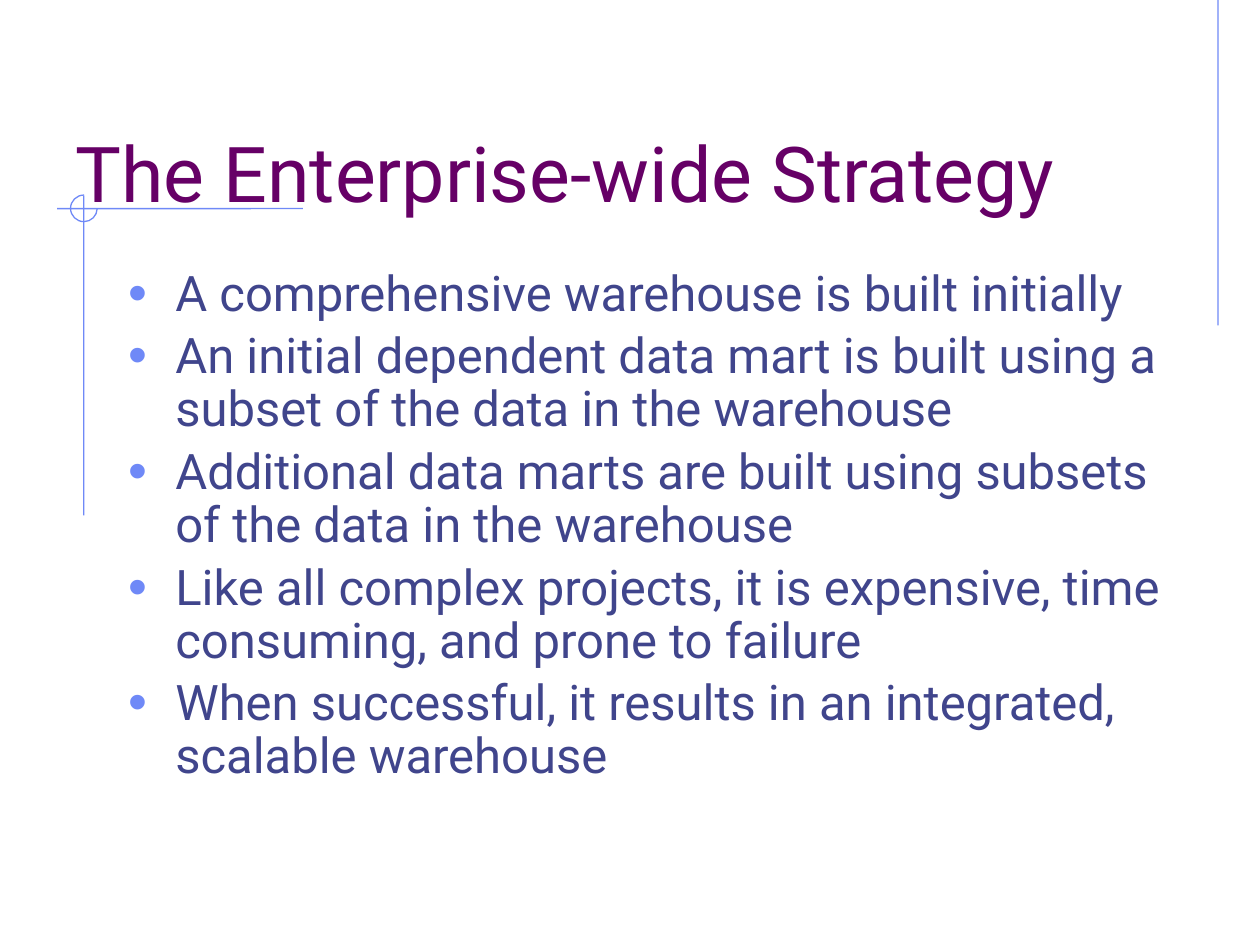
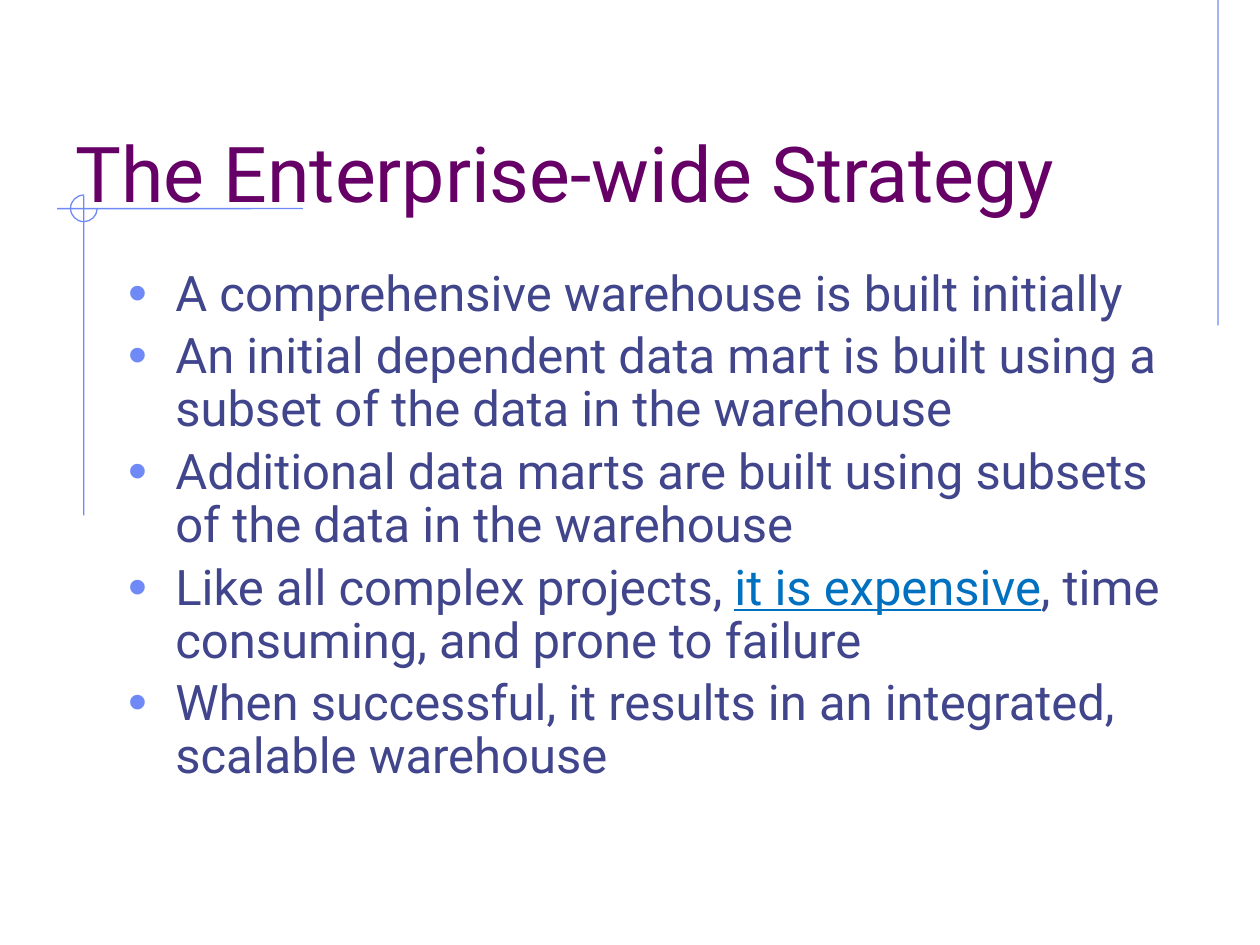
Before and after one commit to mahmoudparsian/data-warehousing, a slide deck: slide 6 of syllabus/week-03-introduction-to-ETL/ETL_basics/Introduction_to_ETL.pptx (slide 4 before the commit). Drawn at 1260x945 pixels with LibreOffice and Linux fonts; fonts in the diff are those of the drawing; background and template pictures are left out. Boxes give left, top, right and bottom in pixels: in the first picture for what was removed or moved away, otherwise in the second. Text is boxed around its words. In the diff, an @@ line names an element or a change of style, - is before the commit and + after.

```diff
--- a/syllabus/week-03-introduction-to-ETL/ETL_basics/Introduction_to_ETL.pptx
+++ b/syllabus/week-03-introduction-to-ETL/ETL_basics/Introduction_to_ETL.pptx
@@ text at box(175, 568, 1160, 668): text colour #40458C to #0070C0, underline on in "it is expensive," @@
```
Also in this commit, not shown: 2 other slides changed, 2 slides added, 2 other files.
